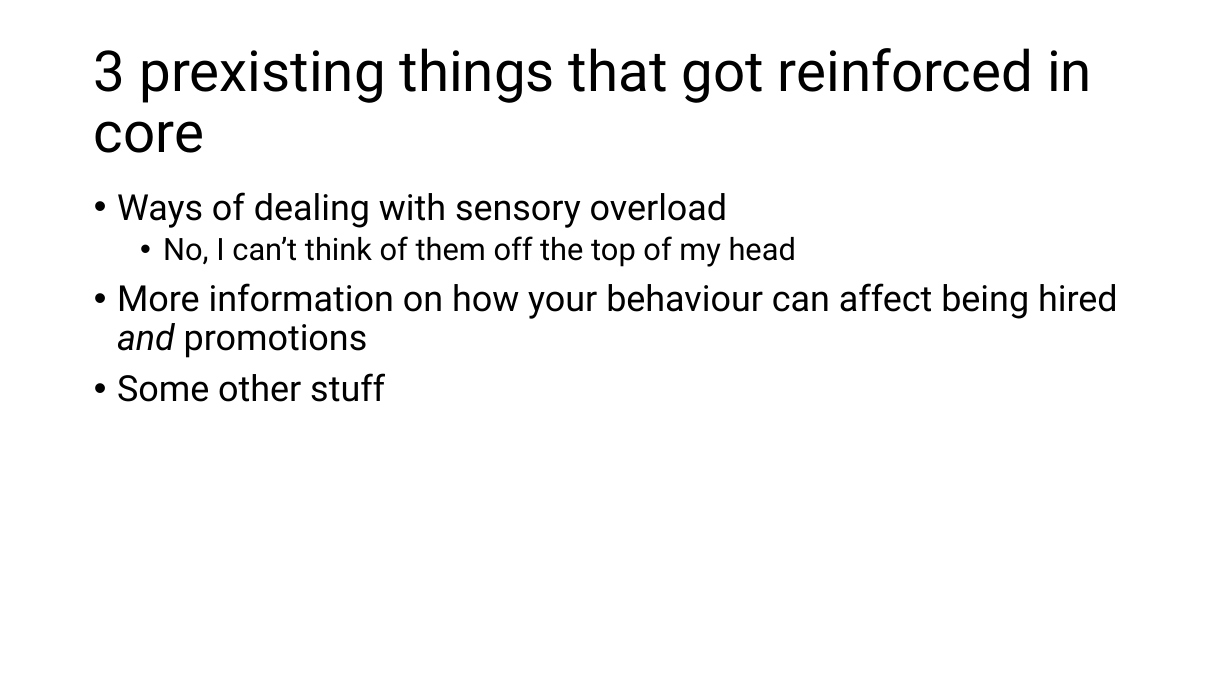
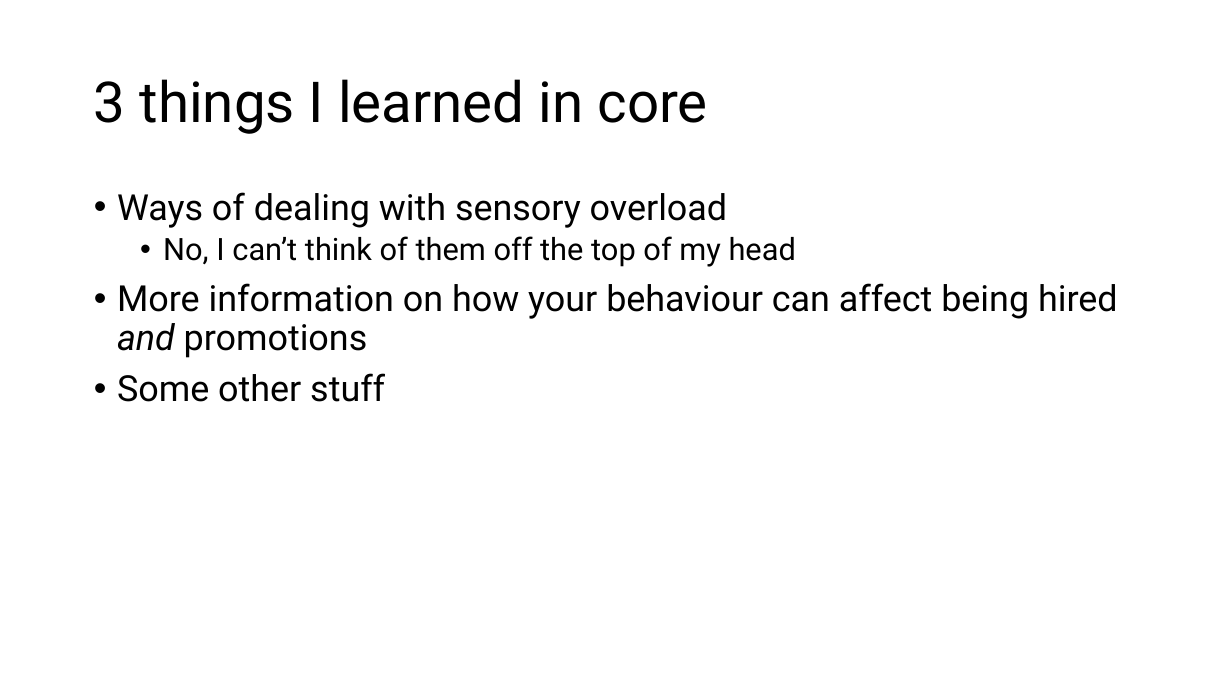
Before and after one commit to NPITX-programs/Presentations, a slide deck: slide 2 of Current Presentation/Charlie Fall Term 2024 presentation.pptx. Drawn at 1232x693 pixels with LibreOffice and Linux fonts; fonts in the diff are those of the drawing. Boxes give left, top, right and bottom in pixels: in the first picture for what was removed or moved away, otherwise in the second. Text is boxed around its words. In the diff, an @@ line names an element or a change of style, - is before the commit and + after.

Commit message:
shorter title
shorter, less acurate title.

most (if not all) of the stuff was things I already knew, but still yet another source, right? decided my more acurate title was too large and oculd cause issues due to the wording

```diff
--- a/Current Presentation/Charlie Fall Term 2024 presentation.pptx
+++ b/Current Presentation/Charlie Fall Term 2024 presentation.pptx
@@ title at bbox=[94, 79, 707, 134]: text changed @@
-3 prexisting things that got reinforced in core
+3 things I learned in core
```
